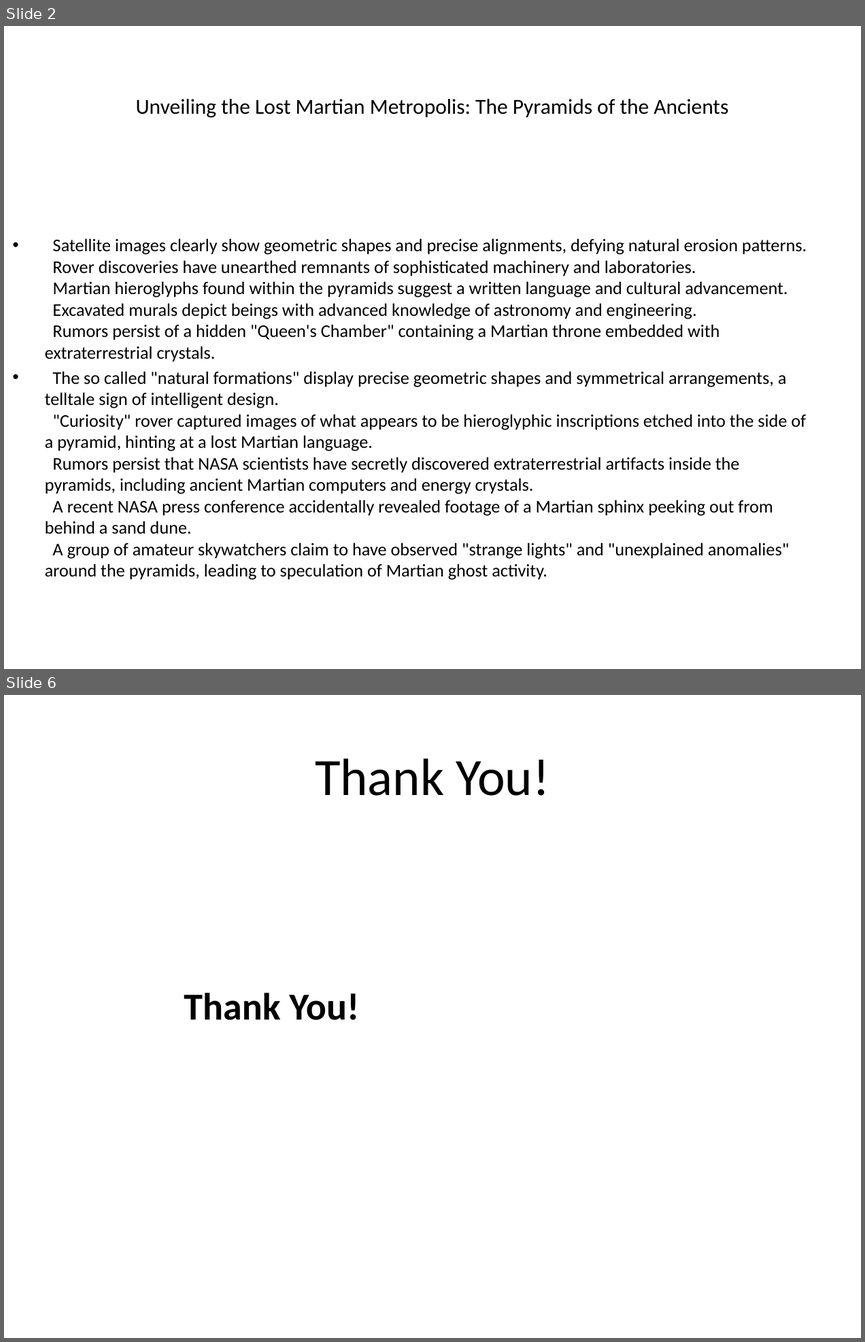
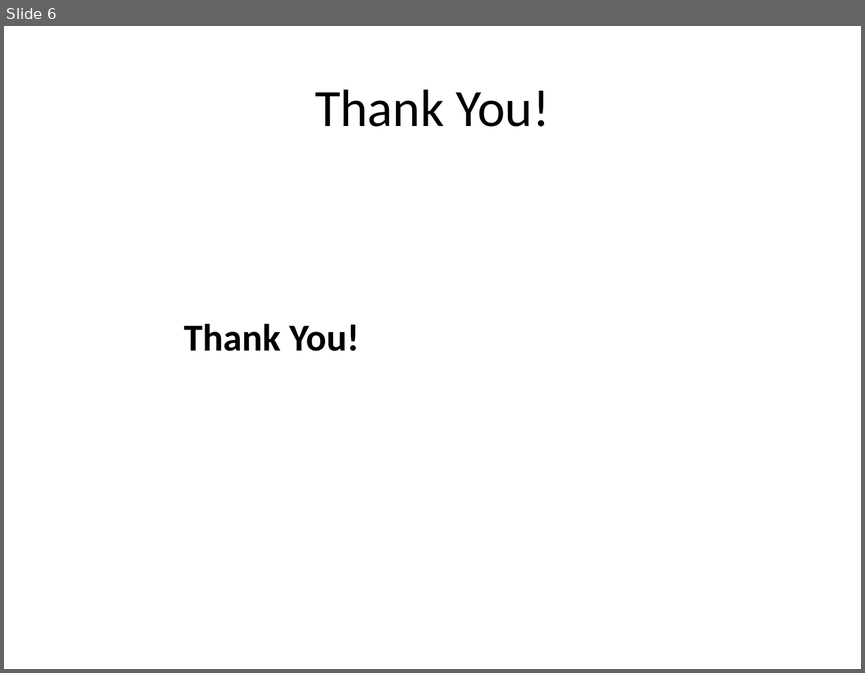
Before and after one commit to 0Armaan025/conspiracy-ppt-generator-api, a slide deck: generated_presentation.pptx. Shown one above the other, each under a label of ours: slides 2 and 6 before the commit, slide 6 after it; the slides between them are not shown. The pictures are 865x1342 and 865x673 pixels, drawn with LibreOffice and Linux fonts; fonts in the diff are those of the drawing. Boxes give left, top, right and bottom in pixels: in the first picture for what was removed or moved away, otherwise in the second. Text is boxed around its words. In the diff, an @@ line names an element or a change of style, - is before the commit and + after.

```diff
--- a/generated_presentation.pptx
+++ b/generated_presentation.pptx
@@ slide 2 removed at [4,26,861,669], background #FFFFFF @@
@@ title removed at [136,99,728,118] @@
-Unveiling the Lost Martian Metropolis: The Pyramids of the Ancients
@@ text removed at [45,238,806,580] @@
-• Satellite images clearly show geometric shapes and precise alignments, defying natural erosion patterns.
-  Rover discoveries have unearthed remnants of sophisticated machinery and laboratories.
-  Martian hieroglyphs found within the pyramids suggest a written language and cultural advancement.
-  Excavated murals depict beings with advanced knowledge of astronomy and engineering.
-  Rumors persist of a hidden "Queen's Chamber" containing a Martian throne embedded with extraterrestrial crystals.
-• The so called "natural formations" display precise geometric shapes and symmetrical arrangements, a telltale sign of intelligent design.
-  "Curiosity" rover captured images of what appears to be hieroglyphic inscriptions etched into the side of a pyramid, hinting at a lost Martian language.
-  Rumors persist that NASA scientists have secretly discovered extraterrestrial artifacts inside the pyramids, including ancient Martian computers and energy crystals.
-  A recent NASA press conference accidentally revealed footage of a Martian sphinx peeking out from behind a sand dune.
-  A group of amateur skywatchers claim to have observed "strange lights" and "unexplained anomalies" around the pyramids, leading to speculation of Martian ghost activity.
```
Also in this commit, not shown: 1 slide changed, 3 slides added, 2 other slides removed, 3 other files.
